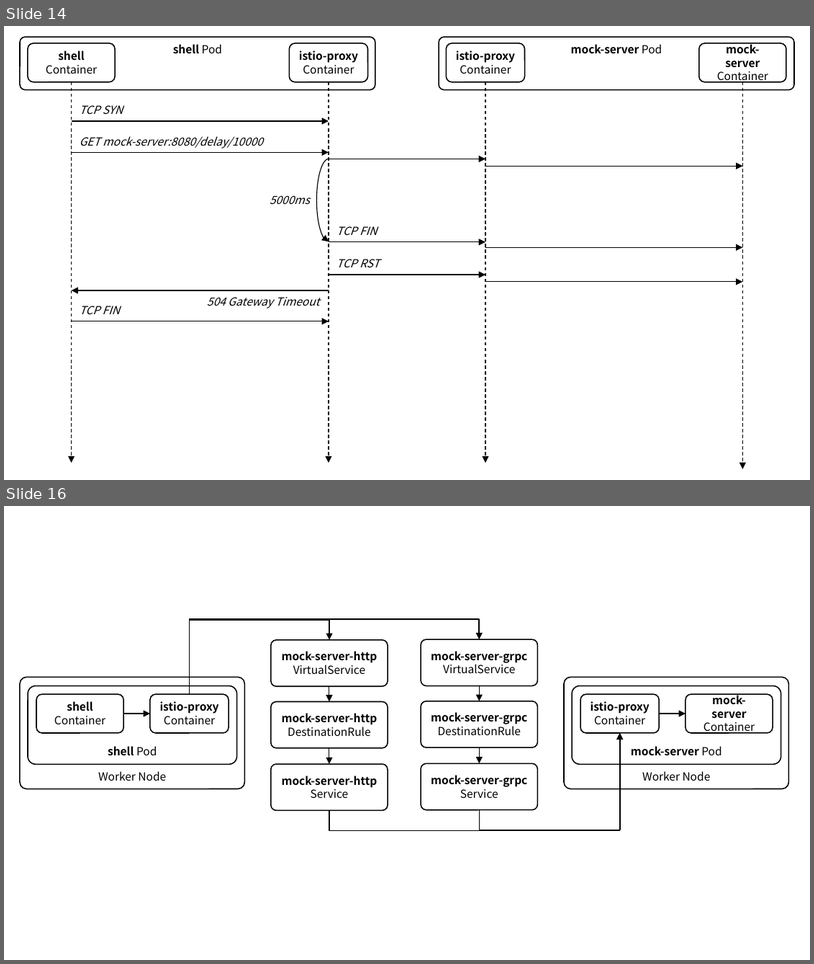
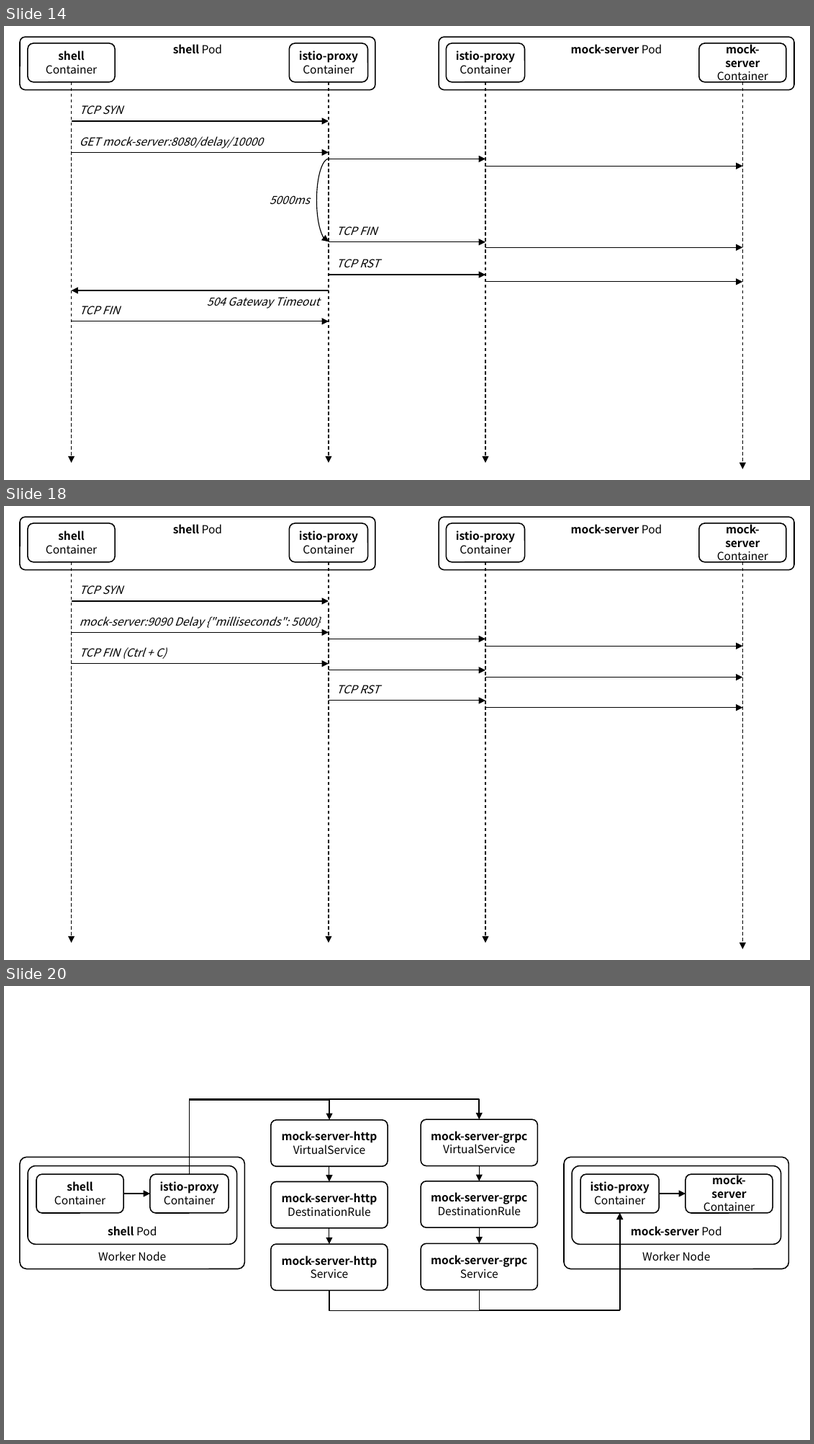
Before and after one commit to ssup2/blog-software, a slide deck: content/docs/theory-analysis/istio-sidecar-proxy-access-log/images/images.pptx. Shown one above the other, each under a label of ours: slides 14 and 16 before the commit, slides 14, 18 and 20 after it; the slides between them are not shown. The pictures are 814x964 and 814x1444 pixels, drawn with LibreOffice and Linux fonts; fonts in the diff are those of the drawing. Boxes give left, top, right and bottom in pixels: in the first picture for what was removed or moved away, otherwise in the second. Text is boxed around its words. In the diff, an @@ line names an element or a change of style, - is before the commit and + after.

```diff
--- a/content/docs/theory-analysis/istio-sidecar-proxy-access-log/images/images.pptx
+++ b/content/docs/theory-analysis/istio-sidecar-proxy-access-log/images/images.pptx
@@ slide 18 added at (4,506,810,960), background #FFFFFF @@
@@ rounded rectangle added at (20,518,376,571), fill #FFFFFF, outline #000000 1 pt, 10 pt, text #000000, bold @@
+shell Pod
@@ rounded rectangle added at (27,523,114,561), fill #FFFFFF, outline #000000 1 pt, 10 pt, text #000000 @@
+shell
+Container
@@ rounded rectangle added at (289,523,368,561), fill #FFFFFF, outline #000000 1 pt, 10 pt, text #000000, bold @@
+istio-proxy
+Container
@@ rounded rectangle added at (439,518,795,571), fill #FFFFFF, outline #000000 1 pt, 10 pt, text #000000, bold @@
+mock-server Pod
@@ rounded rectangle added at (447,523,525,561), fill #FFFFFF, outline #000000 1 pt, 10 pt, text #000000, bold @@
+istio-proxy
+Container
@@ rounded rectangle added at (699,523,786,561), fill #FFFFFF, outline #000000 1 pt, 10 pt, text #000000, bold @@
+mock-server
+Container
@@ arrow added from (72, 561) to (72, 942), #000000 0.75 pt dashed @@
@@ arrow added from (329, 561) to (329, 942), #000000 0.75 pt dashed @@
@@ arrow added from (486, 561) to (486, 942), #000000 0.75 pt dashed @@
@@ arrow added from (743, 561) to (743, 949), #000000 0.75 pt dashed @@
@@ text added at (80,585,123,594), 10 pt, text #000000, italic @@
+TCP SYN
@@ arrow added from (72, 601) to (329, 601), #000000 0.75 pt @@
@@ arrow added from (72, 633) to (329, 633), #000000 0.75 pt @@
@@ text added at (80,616,320,628), 10 pt, text #000000, italic @@
+mock-server:9090 Delay {"milliseconds": 5000}
@@ text added at (80,647,167,659), 10 pt, text #000000, italic @@
+TCP FIN (Ctrl + C)
@@ arrow added from (329, 639) to (486, 639), #000000 0.75 pt @@
@@ arrow added from (486, 646) to (743, 646), #000000 0.75 pt @@
@@ arrow added from (72, 663) to (329, 663), #000000 0.75 pt @@
@@ arrow added from (329, 669) to (486, 669), #000000 0.75 pt @@
@@ arrow added from (486, 677) to (743, 677), #000000 0.75 pt @@
@@ text added at (337,685,380,693), 10 pt, text #000000, italic @@
+TCP RST
@@ arrow added from (329, 700) to (486, 700), #000000 0.75 pt @@
@@ arrow added from (486, 708) to (743, 708), #000000 0.75 pt @@
@@ what was slide 16 is now slide 20 @@
```
Also in this commit, not shown: 3 other slides added, 1 other file.
